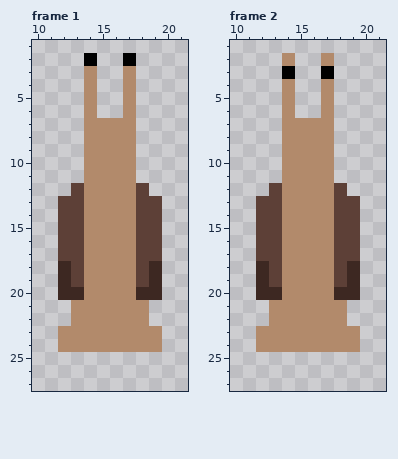
Two states of a pixel-art file, Assets/Art/Enemy/Snail/Hurt/Snail_Hurt_Up.aseprite. Above, as it was before the edit.
32x32 pixels, 8 frames. Shown: frame 1: x 10..21, y 1..27; frame 2: x 10..21, y 1..27. The commit also changed other frames, which this record leaves out.
And afterwards:
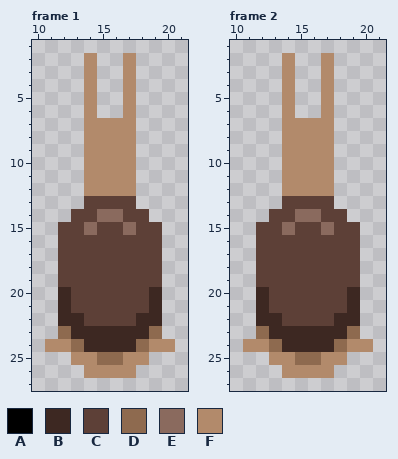
Palette (. is transparent): A #000000  B #3d2822  C #5d4037  D #8e6a4f  E #8a6a5e  F #b28a6b
Commit: Adjusted Hurt Animations
The exact change:
Changed rows in their new state; - is an unchanged pixel.
Frame 1:
first column x 14:
 2 F--F
first column x 11:
12 --.----.--
13 -..CCCC..-
14 -.-CEEC-.-
15 ---ECCE---
16 ---CCCC---
17 ---CCCC---
18 -C-CCCC-C-
19 -C-CCCC-C-
20 --CCCCCC--
21 -BCCCCCCB-
22 -BBCCCCBB-
23 -DBBBBBBD-
24 F-DBBBBD-F
25 --FFDDFF--
26 ---FFFF---
Frame 2:
first column x 14:
 3 F--F
first column x 11:
12 --.----.--
13 -..CCCC..-
14 -.-CEEC-.-
15 ---ECCE---
16 ---CCCC---
17 ---CCCC---
18 -C-CCCC-C-
19 -C-CCCC-C-
20 --CCCCCC--
21 -BCCCCCCB-
22 -BBCCCCBB-
23 -DBBBBBBD-
24 F-DBBBBD-F
25 --FFDDFF--
26 ---FFFF---
Where, in picture pixels (left, top, right, bottom), the same in both pictures:
changed: (84, 53, 136, 66)
changed: (45, 183, 175, 378)
changed: (282, 66, 334, 79)
changed: (243, 183, 373, 378)
